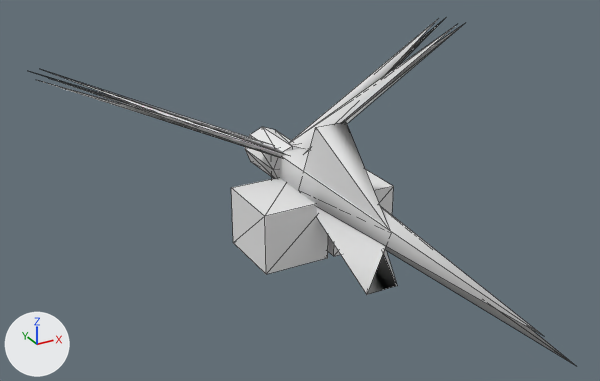
An edit to the OBJ model assets/meshes/hull_terran_tender_frag_2.obj, drawn before and after from the same camera.
Camera for both pictures: a camera (50 mm lens) standing at (-2.4, -3.35, 2.48) and looking at (-0.36, 0.35, 0.63). Arrows for +X, +Y and +Z are at lower left; the lights stay in place. The first picture is the older version. Mesh edges are drawn as thin lines. Where no turn or scale is listed for an object, it has been applied to the vertices.

Before the edit, the objects in view are built like this:
```python
me_hull_terran_tender_frag_2 = bpy.data.meshes.new('hull_terran_tender_frag_2')
me_hull_terran_tender_frag_2.from_pydata(...)  # 67 vertices, 106 faces; spans x -1.52..1.52, y -1.28..1.55, z 0.0..1.18
# faces by material slot: [82, 24]
me_hull_terran_tender_frag_2.materials.append(mat_skin)  # white #e7e7e7
me_hull_terran_tender_frag_2.materials.append(mat_interior)  # white #e7e7e7
ob_hull_terran_tender_frag_2 = bpy.data.objects.new('hull_terran_tender_frag_2', me_hull_terran_tender_frag_2)
ob_hull_terran_tender_frag_2.location = (0.0, 0.0, 0.0)
```
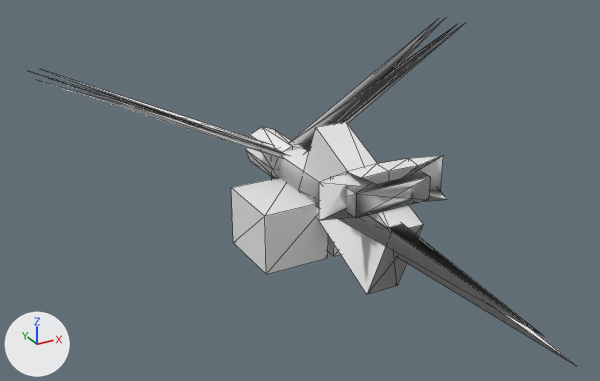
The newer file is also rescaled (x0.996), turned or shifted as a whole; pictures and numbers use the older file's frame.

The edits, one by one:
me_hull_terran_tender_frag_2 is used by ob_hull_terran_tender_frag_2; location (0.0, 0.0, 0.0).
me_hull_terran_tender_frag_2 had 67 vertices, 106 faces and spanned x -1.52..1.52, y -1.28..1.55, z 0.0..1.18.
me_hull_terran_tender_frag_2 now has 95 vertices, 154 faces and spans x -1.52..1.52, y -1.28..1.55, z 0.0..1.18.
me_hull_terran_tender_frag_2 part 1: a new loose piece of 18 vertices spanning x -0.4..0.4, y -0.03..0.15, z 0.57..0.79.
Part 2, on me_hull_terran_tender_frag_2:
1 vertex is removed from x 0.0, y 0.14, z 0.38.
13 faces are deleted.
11 vertices are added at x -0.24..0.24, y -0.16..0.23, z 0.29..0.73.
12 new faces join them, mat_skin (white #e7e7e7).
17 new faces join them, mat_interior (white #e7e7e7).

Pixel boxes [x1, y1, x2, y2] of what changed, in the pictures (600 x 381 px):
part 1 of me_hull_terran_tender_frag_2, added: after [319, 155, 447, 221]
part 2 of me_hull_terran_tender_frag_2, built on: [36, 20, 575, 365] in both
